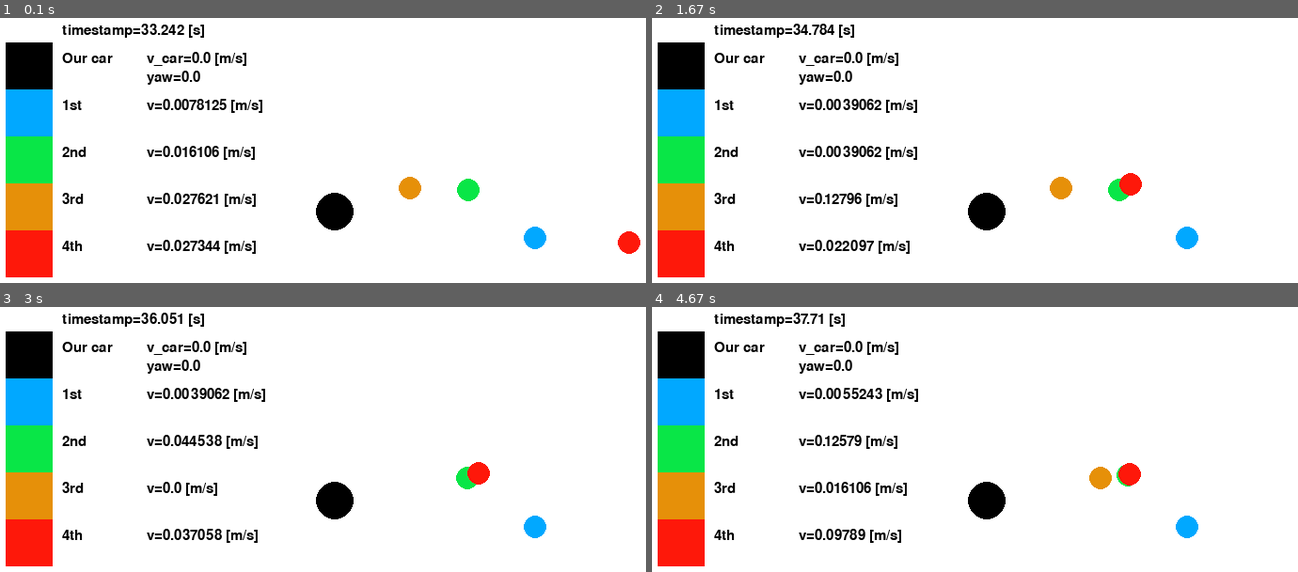
Above: before the commit, frames 1-4 (two rows, left to right).
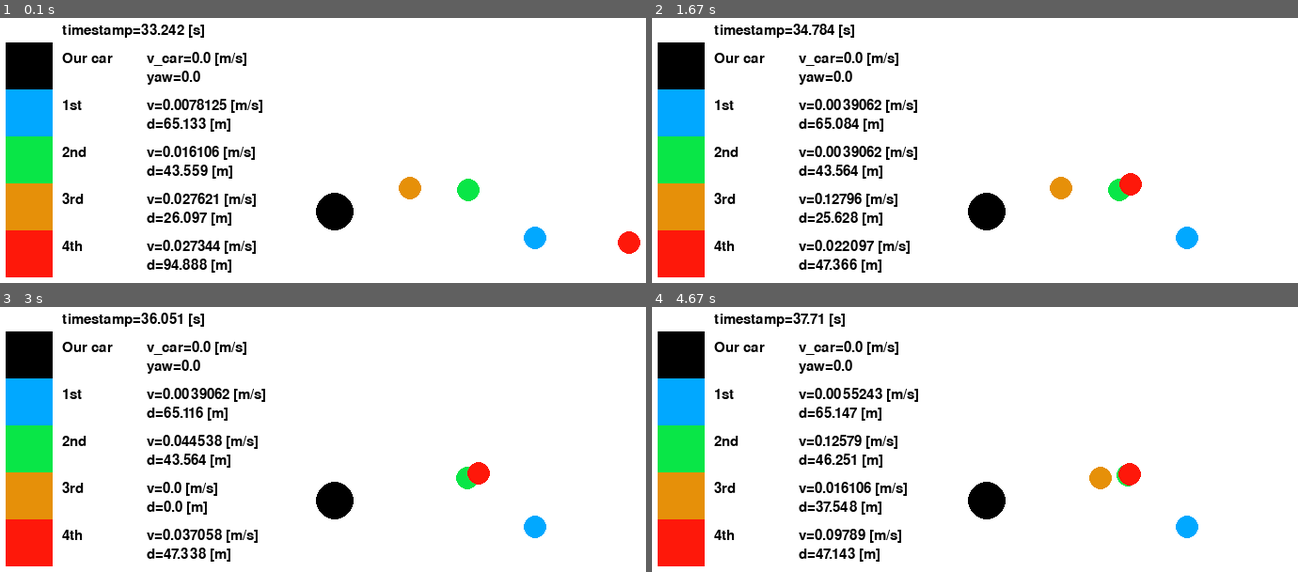
Above: after the commit, the same moments.

Repository: jagger-en/pixel-pirates
Game: pygame game, started from pygame_test.py
Two runs of this game, one before a commit and one after it. Both use one fixed random seed, a clock stepped at 60 frames per second and the inputs below.
Inputs:
- Up to frame 1 (0.1 s): no input
- Up to frame 2 (1.67 s): no input
- Up to frame 3 (3 s): no input
- Up to frame 4 (4.67 s): no input

The runs differ from the first frame. In frame 1, 1.2% of the frame differs, in the area x 22-36%, y 37-97%; in frame 2, 1.2%; in frame 3, 1.1%; in frame 4, 1.1%.

Commit message:
Calc dist between center and objects

Diff:
--- a/pygame_test.py
+++ b/pygame_test.py
@@ -30,6 +30,9 @@
 
 def calc_magnitude(left, right):
     return math.sqrt(left**2 + right**2)
+
+def calc_dist(x1, y1, x2, y2):
+    return math.sqrt((y2 - y1)**2 + (x2 - x1)**2)
 
 def play(normalized_data):
     def scale_x(x):
@@ -84,6 +87,8 @@
             text_x_2 = 200
             text_y_2_base = 80
             text_y_2_fac = 50
+            text_y_3_base = 100
+            text_y_3_fac = 50
 
             ##
             # General
@@ -109,6 +114,8 @@
                 if data['name'] == rect_name:
                     create_text(f'v={calc_magnitude(point["vx"], point["vy"]):.5} [m/s]',
                                 (text_x_2, text_y_2_base+text_y_2_fac*(rect_idx + 1)))
+                    create_text(f'd={calc_dist(0, 0, point["x"], point["y"]):.5} [m]',
+                                (text_x_2, text_y_3_base+text_y_3_fac*(rect_idx + 1)))
 
             draw_legend_item(0, 'Our car', COLOR_CENTER)
             draw_legend_item(1, '1st', COLOR_1ST)
